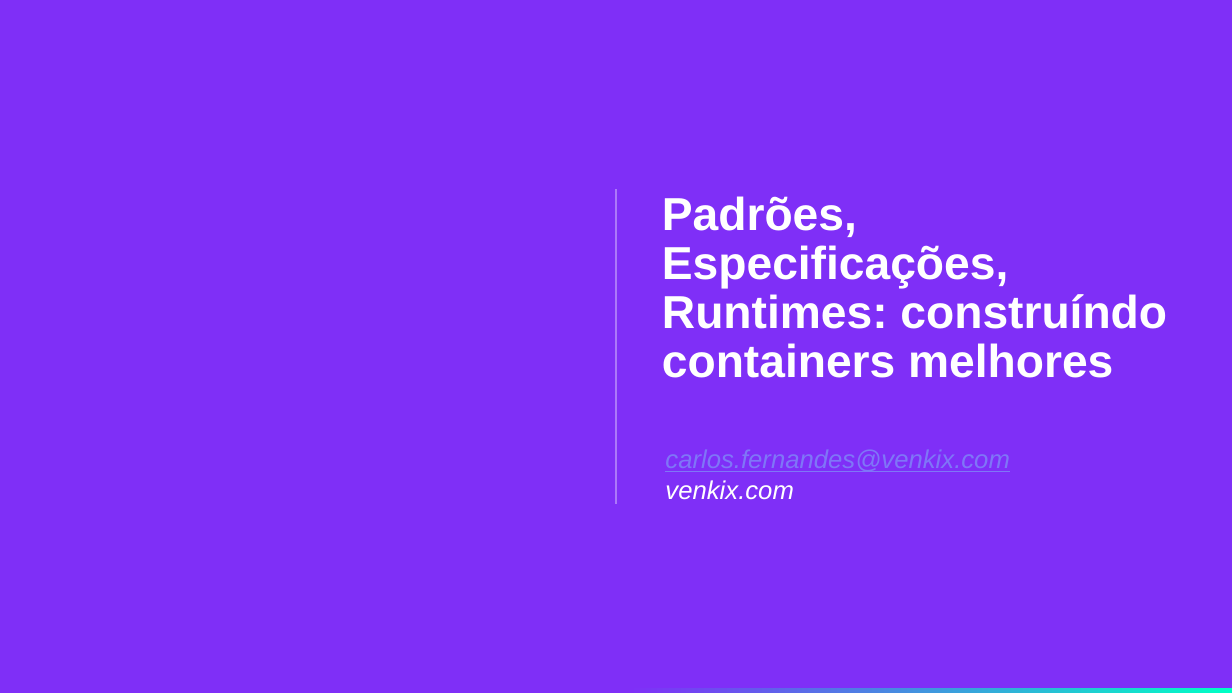
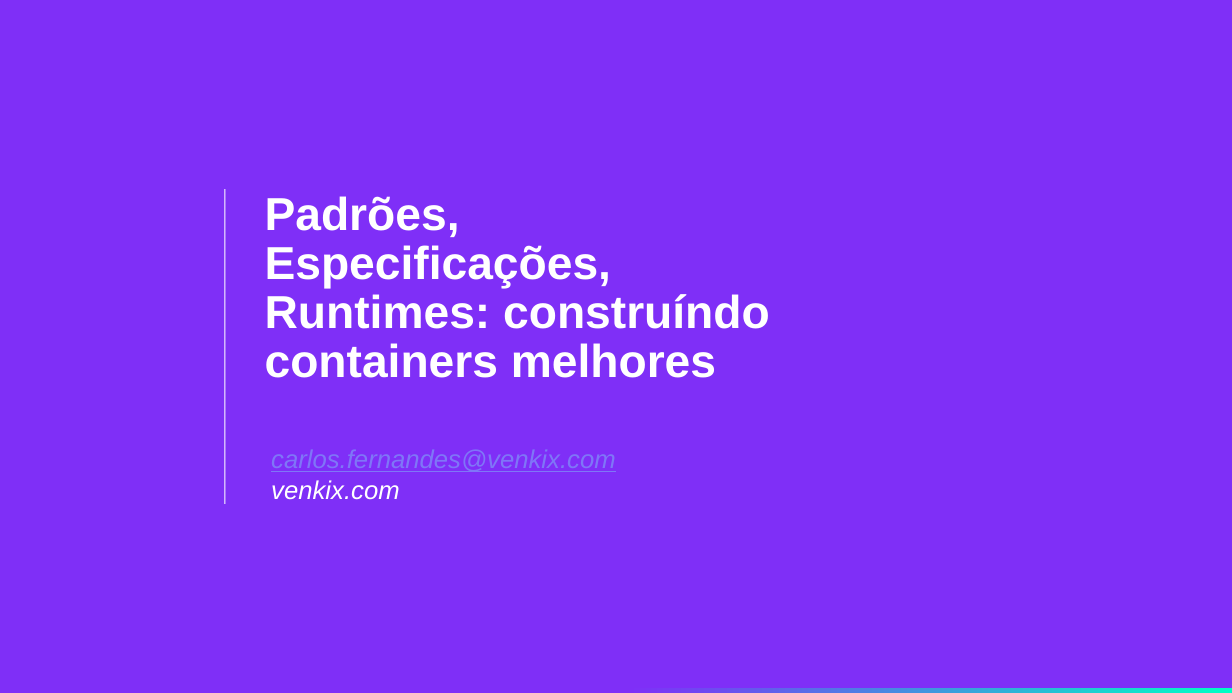
Before and after one commit to codetime66/sketch, a slide deck: slide 1 of padroes_especificacoes_runtimes_cp.pptx. Drawn at 1232x693 pixels with LibreOffice and Linux fonts; fonts in the diff are those of the drawing; background and template pictures are left out; a plain dark background stands for a picture behind light text. Boxes give left, top, right and bottom in pixels: in the first picture for what was removed or moved away, otherwise in the second. Text is boxed around its words. In the diff, an @@ line names an element or a change of style, - is before the commit and + after.

Commit message:
cp2

```diff
--- a/padroes_especificacoes_runtimes_cp.pptx
+++ b/padroes_especificacoes_runtimes_cp.pptx
@@ line moved from (616, 189) - (616, 504) to (225, 189) - (225, 504) @@
@@ text "Padrões, Especificações, Runtimes: construíndo containers ...": place and size @@
-text "Padrões, Especificações, Runtimes: construíndo containers ..." at box(662, 196, 1167, 378)
+text "Padrões, Especificações, Runtimes: construíndo containers ..." at box(265, 196, 770, 378)
@@ text "carlos.fernandes@venkix.com": place and size @@
-text "carlos.fernandes@venkix.com" at box(665, 449, 1009, 500)
+text "carlos.fernandes@venkix.com" at box(271, 449, 615, 500)
```
Also in this commit, not shown: 1 slide added, 1 slide removed.
